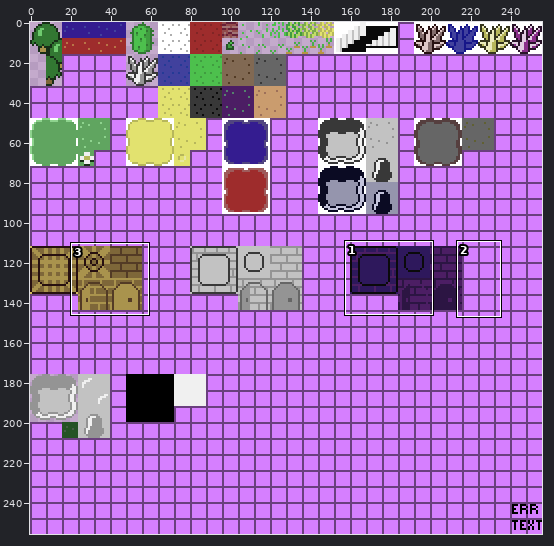
Sprite sheet -- src/main/resources/resources/textures/tiles.png. The first picture is a wide view before the edit; the outline marks the close-up.
Close-up. Before the commit:
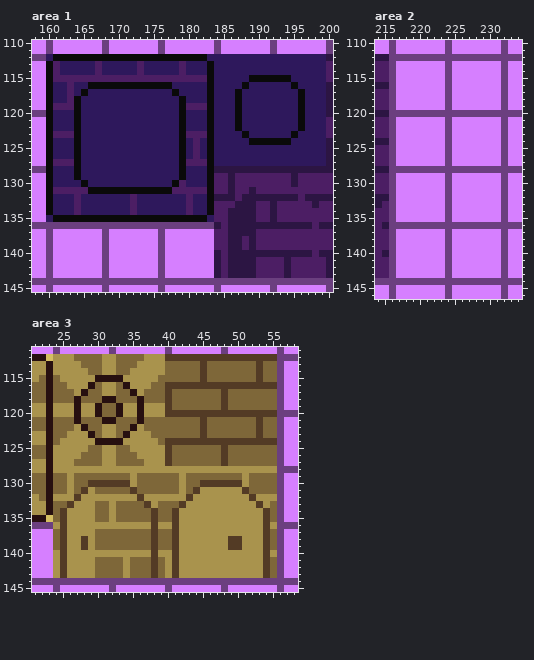
The file is 256x256 pixels. Colours within 5 levels of each other are drawn and written as one. Shown: area 1: x 158..200, y 110..145; area 2: x 214..234, y 110..146; area 3: x 21..58, y 111..145. The commit also changed other parts of the picture, which this record leaves out.
The same view after the edit:
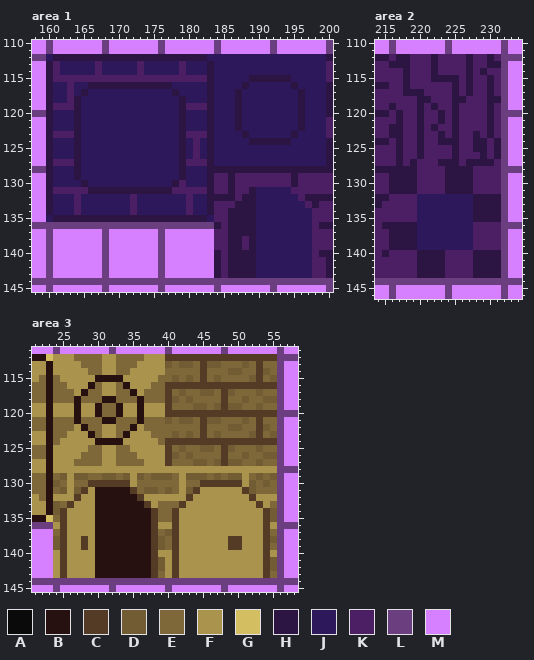
Palette (. is transparent): A #0a0a0a  B #271010  C #533b25  D #715c33  E #7e6739  F #a9934d  G #d4be62  H #2c1543  J #2e185c  K #4c1e64  L #6b3f7f  M #d67fff
What changed:
Changed rows in their new state; - is an unchanged pixel.
Area 1:
first column x 160:
112 -HHHHHHHHHHHHHHHHHHHHHH---------------
113 H----------------------H--------------
114 H----------------------H--------------
115 H----------------------H-----HHHHHH---
116 H-----HHHHHHHHHHHH-----H----H------H--
117 H----H------------H----H---H--------H-
118 H---H--------------H---H---H--------H-
119 H---H--------------H---H---H--------H-
120 H---H--------------H---H---H--------H-
121 H---H--------------H---H---H--------H-
122 H---H--------------H---H---H--------H-
123 H---H--------------H---H----H------H--
124 H---H--------------H---H-----HHHHHH---
125 H---H--------------H---H--------------
126 H---H--------------H---H--------------
127 H---H--------------H---H--------------
128 H---H--------------H---H--------------
129 H---H--------------H---H--------------
130 H----H------------H----H--------------
131 H-----HHHHHHHHHHHH-----H------JJJJJ---
132 H----------------------H------JJJJJJ--
133 H----------------------H------JJJJJJJ-
134 H----------------------H------JJJJJJJJ
135 -HHHHHHHHHHHHHHHHHHHHHH-------JJJJJJJJ
136 ------------------------------JJJJJJJJ
137 ------------------------------JJJJJJJJ
138 ------------------------------JJJJJJJJ
139 ------------------------------JJJJJJJJ
140 ------------------------------JJJJJJJJ
141 ------------------------------JJJJJJJJ
142 ------------------------------JJJJJJJJ
143 ------------------------------JJJJJJJJ
Area 2:
first column x 216:
112 KHHKKKHKKKKHKKHK
113 HHHKKKHKKKKHKKHH
114 KKHKKKHKKKKHKHKK
115 KKHKKKHHHHKHKKHK
116 KKHKKKKKKHKHKKHK
117 KKHHHKKKKHKHKKHK
118 KKKKHHKKKHHKKKHH
119 HKKKHKHKKHKKKKHK
120 KHKKHKKHKHKKKKHK
121 KHKKHKKHKHKKKKHK
122 HHKKHKHKKHKKKKHK
123 HHKKHKKHKHKKHKHK
124 KHKKHKKHHHKKHHKH
125 KHKKHKKKKHKKHHKH
126 KHKKHKKKKHKKKHKH
127 KHKHKKKHHHKHHHHK
128 HHHHKKKKHHHHKKKK
129 HHHHKKKKHHHHKKKK
130 HHHHKKKKHHHHKKKK
131 HHHHKKKKHHHHKKKK
132 KKKKJJJJJJJJHHHH
133 KKKKJJJJJJJJHHHH
134 KKKKJJJJJJJJHHHH
135 KKKKJJJJJJJJHHHH
136 HHHHJJJJJJJJKKKK
137 HHHHJJJJJJJJKKKK
138 HHHHJJJJJJJJKKKK
139 HHHHJJJJJJJJKKKK
140 KKKKHHHHKKKKHHHH
141 KKKKHHHHKKKKHHHH
142 KKKKHHHHKKKKHHHH
143 KKKKHHHHKKKKHHHH
Area 3:
first column x 24:
113 ----------------D-DD--DD---D----
114 -------------------------DD---D-
115 -----------------D-D---D----D--D
117 ------------------D--DD--D---D--
118 -----------------D-D-------D--DD
119 --------------------DD-D-DD--D--
121 ----------------D-DD--DD---D----
122 -------------------------DD---D-
123 -----------------D-D---D----D--D
125 ------------------D--DD--D---D--
126 -----------------D-D-------D--DD
127 --------------------DD-D-DD--D--
129 -D-DD--DD-D-D-DDD--DDD-D-DD--D-D
130 D---------------------------D-D-
131 -D-D--BBBBB--DD-D--D--------D---
132 ------BBBBBB--------------------
133 D-----BBBBBBB-------------------
134 D-----BBBBBBBB-----------------D
135 ------BBBBBBBB-----------------D
136 ------BBBBBBBB------------------
137 ------BBBBBBBB--D---------------
138 D-----BBBBBBBB-D---------------D
139 D-----BBBBBBBB-D----------------
140 ------BBBBBBBB------------------
141 ------BBBBBBBB-D---------------D
142 ------BBBBBBBB-D---------------D
143 ------BBBBBBBB------------------
Changed places in both close-ups, as pixel boxes (x1, y1, x2, y2):
changed: (46, 54, 312, 278)
changed: (389, 54, 501, 278)
changed: (53, 361, 277, 578)
